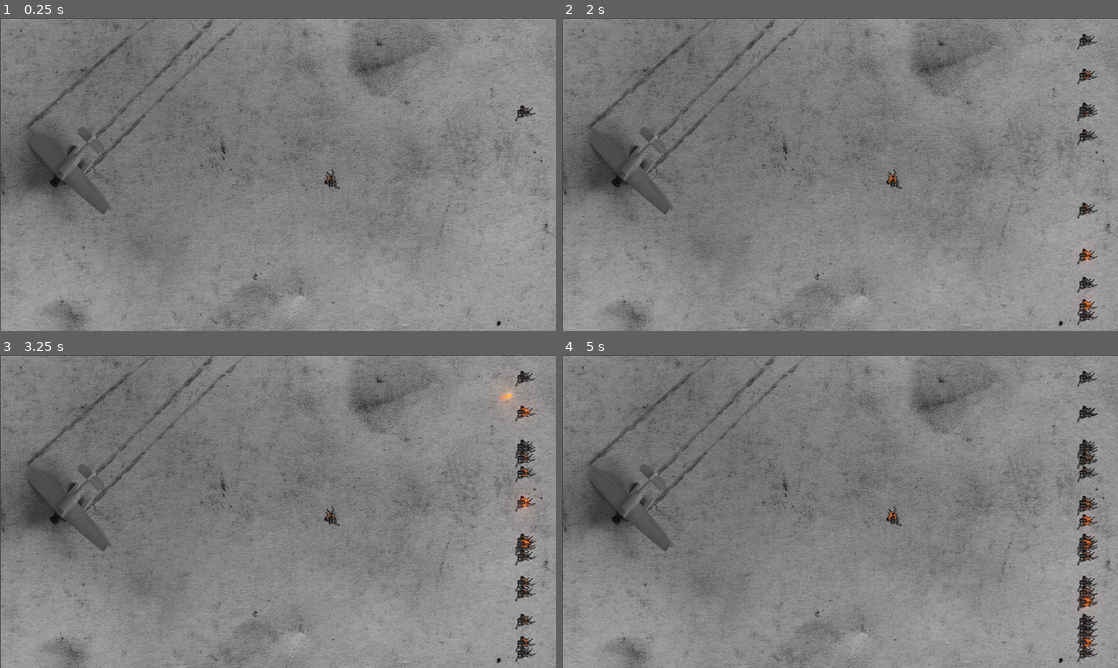
Above: before the commit, frames 1-4 (two rows, left to right).
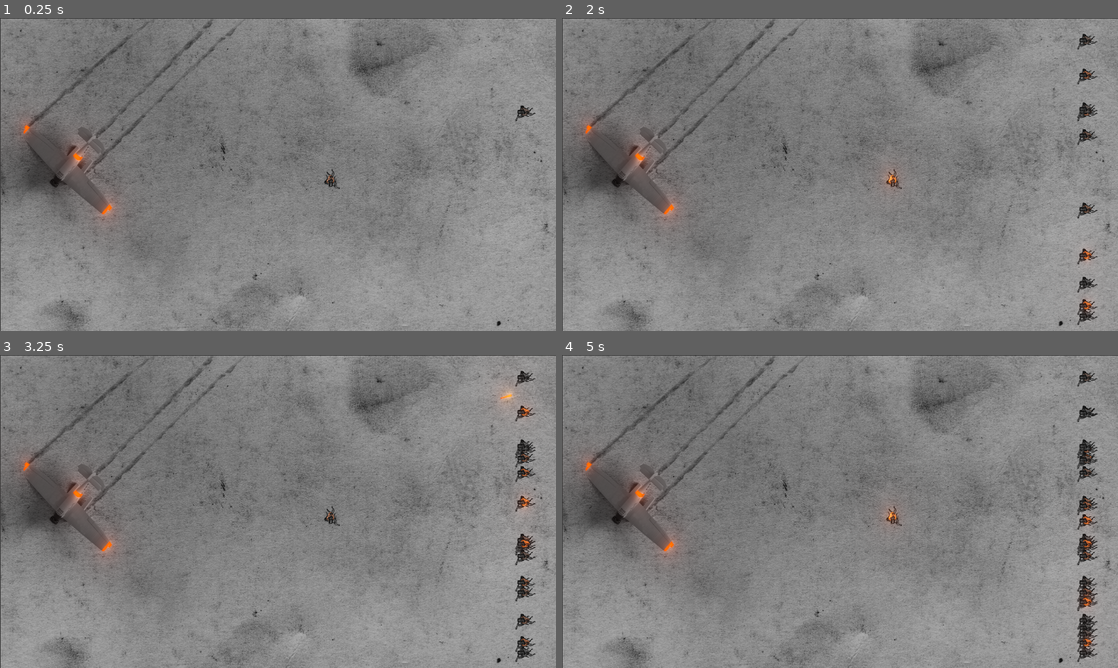
Above: after the commit, the same moments.

Repository: YuriNikolai/StrangeWinds
Game: Godot game, scene res://main.tscn
Two runs of this game, one before a commit and one after it. Both use one fixed random seed, a clock stepped at 60 frames per second and the inputs below.
Inputs (mouse positions are in pixels of both pictures, inside the frame that each line leads up to):
- Up to frame 1 (0.25 s): no input
- Up to frame 2 (2 s): move the mouse to (962, 158) at 0.52 s; press the mouse at (962, 158) at 0.53 s; move the mouse to (728, 190) at 1.27 s; release the mouse at (728, 190) at 1.28 s; click (728, 190) at 1.35 s
- Up to frame 3 (3.25 s): move the mouse to (333, 442) at 2.02 s; press the mouse at (333, 442) at 2.03 s; move the mouse to (250, 574) at 2.77 s; release the mouse at (250, 574) at 2.78 s; click (250, 574) at 2.85 s
- Up to frame 4 (5 s): move the mouse to (1006, 558) at 3.52 s; press the mouse at (1006, 558) at 3.53 s; move the mouse to (673, 464) at 4.27 s; release the mouse at (673, 464) at 4.28 s; click (673, 464) at 4.35 s

The runs differ from the first frame. In frame 1, 0.5% of the frame differs, in the area x 3-61%, y 32-65%; in frame 2, 0.6%; in frame 3, 0.5%; in frame 4, 0.6%.

Commit message:
cleanup, plane lights

Diff:
--- a/InputController.gd
+++ b/InputController.gd
@@ -2,6 +2,6 @@
 
 onready var weapon = get_parent().get_node("Weapon")
 
-func _process(delta):
+func _process(_delta):
 	if Input.is_action_pressed("fire") and weapon.can_fire:
 		weapon.fire()
--- a/flare.gd
+++ b/flare.gd
@@ -3,7 +3,7 @@
 export var flare_lifetime = 4
 onready var _animated_sprite = $AnimatedSprite
 
-#Make anim start on a consistent frame. Keep it at 8 FPS on the editor
+#Make anim start on a consistent frame
 func _ready():
 	_animated_sprite.frame = 0
 
--- a/main.tscn
+++ b/main.tscn
@@ -10,6 +10,7 @@
 [ext_resource path="res://flare.tscn" type="PackedScene" id=8]
 [ext_resource path="res://InputController.gd" type="Script" id=9]
 [ext_resource path="res://Spawner.gd" type="Script" id=10]
+[ext_resource path="res://gfx/plane_lights.png" type="Texture" id=11]
 
 [sub_resource type="RectangleShape2D" id=1]
 extents = Vector2( 171, 565.75 )
@@ -55,7 +56,13 @@
 [node name="plane_shadow" type="Sprite" parent="Ground"]
 texture = ExtResource( 5 )
 
+[node name="plane_lights" type="Sprite" parent="Ground"]
+modulate = Color( 1.2, 1.2, 1.2, 1 )
+z_index = 1
+texture = ExtResource( 11 )
+
 [node name="Artilect" parent="." instance=ExtResource( 6 )]
+modulate = Color( 1.2, 1.2, 1.2, 1 )
 position = Vector2( 1145, 570 )
 
 [node name="Player" type="Node2D" parent="."]
Not shown: 1 places in main.tscn that only renumber resources
